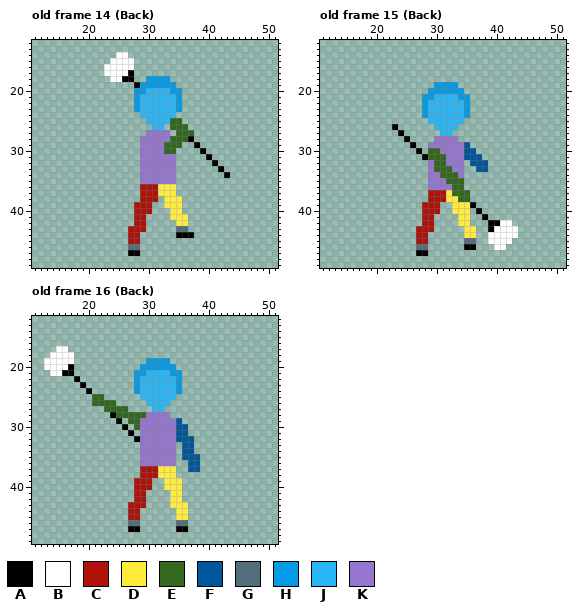
Pixel-art file, stored at Assets/Art/Characters/Player/Staff_Attack/Player_Staff_Attack_Down.aseprite. Above, as it was before the edit.
64x64 pixels, 37 frames. Shown: old frame 14 (Back): x 11..51, y 12..49; old frame 15 (Back): x 11..51, y 12..49; old frame 16 (Back): x 11..51, y 12..49. The commit also changed other frames, which this record leaves out.
Visible layers, top first: "Body/Head", "Body/Left Arm", "Body/Right Arm", "Body/Chest", "Body/Left Leg", "Body/Right Leg", "Staff".
Palette (. is transparent): A #000000  B #ffffff  C #b0120a  D #ffeb3b  E #33691e  F #01579b  G #546e7a  H #039be5  J #29b6f6  K #9575cd
Pixels before, old frame 14 (Back), first column x 23:
14 ..BB.................
15 .BBBB................
16 BBBBB................
17 BBBBA................
18 .BBAA..HHHH..........
19 .....AHHHHHH.........
20 .....HHJJJJHH........
21 .....HJJJJJJH........
22 .....HJJJJJJH........
23 .....HJJJJJJH........
24 ......JJJJJJ.........
25 .......JJJJEE........
26 ........JJ.EEE.......
27 .......KKKK.EEE......
28 ......KKKKKEEEA......
29 ......KKKKEEE..A.....
30 ......KKKKEE....A....
31 ......KKKKKK.....A...
32 ......KKKKKK......A..
33 ......KKKKKK.......A.
34 ......KKKKKK........A
35 ......KKKKKK.........
36 ......CCCDDD.........
37 ......CCCDDD.........
38 ......CCC.DDD........
39 .....CCC..DDD........
40 .....CCC...DD........
41 .....CC....DDD.......
42 .....CC.....DD.......
43 ....CCC.....GG.......
44 ....CC......AAA......
45 ....CC...............
46 ....GG...............
47 ....AA...............
Pixels before, old frame 15 (Back), first column x 23:
19 .......HHHH..........
20 ......HHHHHH.........
21 .....HHJJJJHH........
22 .....HJJJJJJH........
23 .....HJJJJJJH........
24 .....HJJJJJJH........
25 ......JJJJJJ.........
26 A......JJJJ..........
27 .A......JJ...........
28 ..A....KKKK..........
29 ...A..KKKKKKF........
30 ....A.EEKKKKFF.......
31 .....AEEEKKKFFF......
32 ......KEEKKK.FFF.....
33 ......KEEEKK..FF.....
34 ......KKEEEK.........
35 ......KKKEEE.........
36 ......KKKKEE.........
37 ......CCCDEEE........
38 ......CCCDDEE........
39 .....CCC..DDDA.......
40 .....CCC..DDD.A......
41 .....CC....DD..A.....
42 .....CC....DD...AABB.
43 ....CCC.....DD..ABBBB
44 ....CC......DD..BBBBB
45 ....CC......GG..BBBB.
46 ....GG......AA...BB..
47 ....AA...............
Pixels before, old frame 16 (Back), first column x 13:
17 ..BB......................
18 .BBBB.....................
19 BBBBB............HHHH.....
20 BBBBA...........HHHHHH....
21 .BBAA..........HHJJJJHH...
22 .....A.........HJJJJJJH...
23 ......A........HJJJJJJH...
24 .......A.......HJJJJJJH...
25 ........EE......JJJJJJ....
26 ........EEEE.....JJJJ.....
27 ..........EEEE....JJ......
28 ...........AEEEEEKKKK.....
29 ............A.EEKKKKKKF...
30 .............A.EKKKKKKFF..
31 ..............A.KKKKKKFF..
32 ...............AKKKKKKFFF.
33 ................KKKKKK.FF.
34 ................KKKKKK.FF.
35 ................KKKKKK.FFF
36 ................KKKKKK..FF
37 ................CCCDDD..FF
38 ................CCCDDD....
39 ...............CCC..DDD...
40 ...............CCC..DDD...
41 ...............CC....DD...
42 ...............CC....DD...
43 ..............CCC....DDD..
44 ..............CC......DD..
45 ..............CC......DD..
46 ..............GG......GG..
47 ..............AA......AA..
New version:
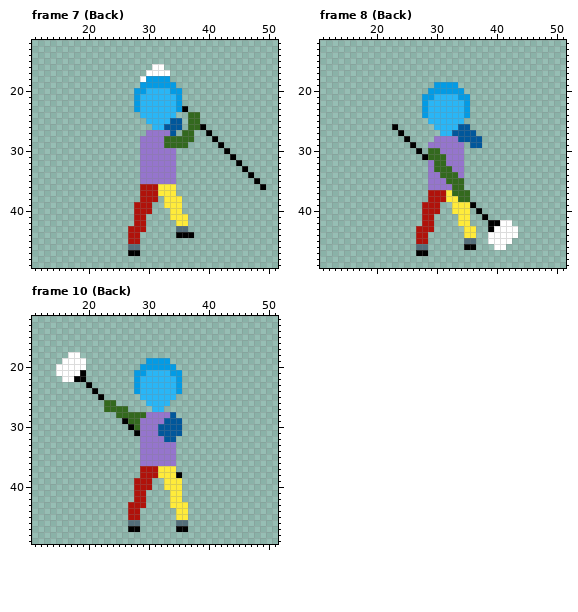
A new or re-ordered frame is compared with the old frame closest to it.
Difference:
frames re-ordered
Frame 7 (Back) against old frame 14 (Back), layers "Body/Left Arm", "Body/Right Arm", "Staff":
y 14: x 25..26 BB -> ..
y 15: x 24..27 BBBB -> ....
y 16: x 23..27 BBBBB -> .....; x 31..32 .. -> BB
y 17: x 23..27 BBBBA -> .....; x 30..33 .... -> BBBB
y 18: x 24..27 BBAA -> ....; x 29 . -> B
y 19: x 28 A -> .
y 23: x 36 . -> A
y 24: x 37..38 .. -> EE
y 25: x 34..35 EE -> FF; x 37..38 .. -> EE
y 26: x 33..39 .EEE... -> FFF.EEA
y 27: x 34..35 .E -> F.; x 40 . -> A
y 28: x 33 K -> E; x 37 A -> E; x 41 . -> A
y 29: x 36 . -> E; x 38 A -> .; x 42 . -> A
y 30: x 33..34 EE -> KK; x 39 A -> .; x 43 . -> A
y 31: x 40 A -> .; x 44 . -> A
y 32: x 41 A -> .; x 45 . -> A
y 33: x 42 A -> .; x 46 . -> A
y 34: x 43 A -> .; x 47 . -> A
y 35: x 48 . -> A
y 36: x 49 . -> A
Frame 8 (Back) against old frame 15 (Back), layer "Body/Left Arm":
y 26: x 34..35 .. -> FF
y 27: x 33..36 .... -> FFFF
y 28: x 34..37 .... -> FFFF
y 29: x 35..37 F.. -> .FF
y 30: x 35..36 FF -> ..
y 31: x 35..37 FFF -> ...
y 32: x 36..38 FFF -> ...
y 33: x 37..38 FF -> ..
Frame 10 (Back) against old frame 16 (Back), layers "Body/Left Arm", "Body/Right Arm", "Staff":
y 17: x 15..16 BB -> ..
y 18: x 14..16 BBB -> ...; x 18 . -> B
y 19: x 13..15 BBB -> ...; x 18..19 .. -> BB
y 20: x 13..14 BB -> ..; x 17..19 A.. -> BBB
y 21: x 14 B -> .; x 16..19 AA.. -> BBBA
y 22: x 16..17 .. -> BB; x 19 . -> A
y 23: x 19..20 A. -> .A
y 24: x 20..21 A. -> .A
y 25: x 21..22 EE -> .A
y 26: x 21..22 EE -> ..
y 28: x 24 A -> .; x 34 . -> F
y 29: x 25..26 A. -> .A; x 33..34 KK -> FF
y 30: x 26..27 A. -> .A; x 32..34 KKK -> FFF; x 36 F -> .
y 31: x 27..28 A. -> .A; x 32..34 KKK -> FFF; x 36 F -> .
y 32: x 28 A -> .; x 33..37 KKFFF -> FF...
y 33..34: x 36..37 FF -> ..
y 35: x 36..38 FFF -> ...
y 36..37: x 37..38 FF -> ..
y 38: x 35 . -> A
